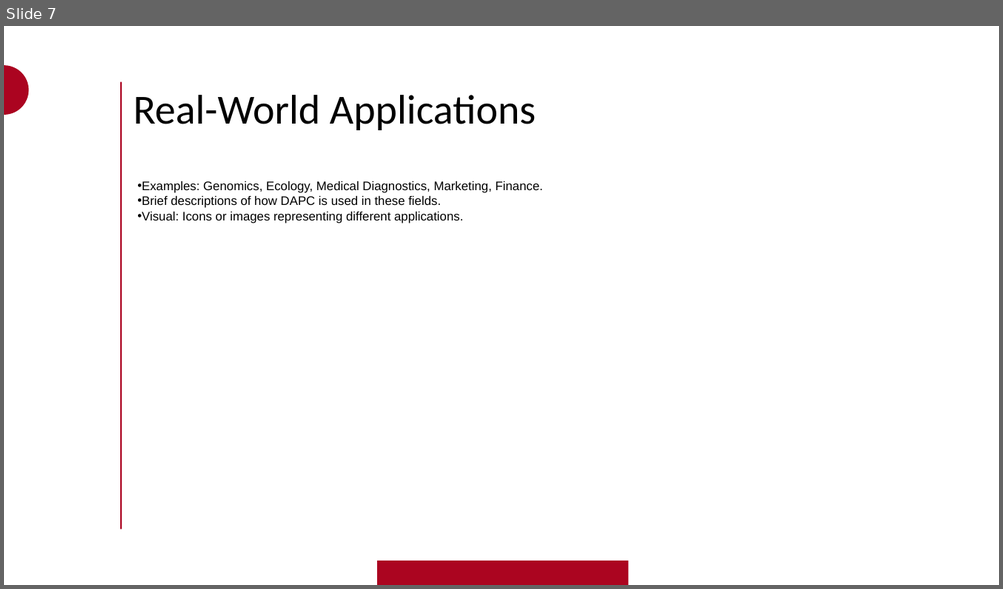
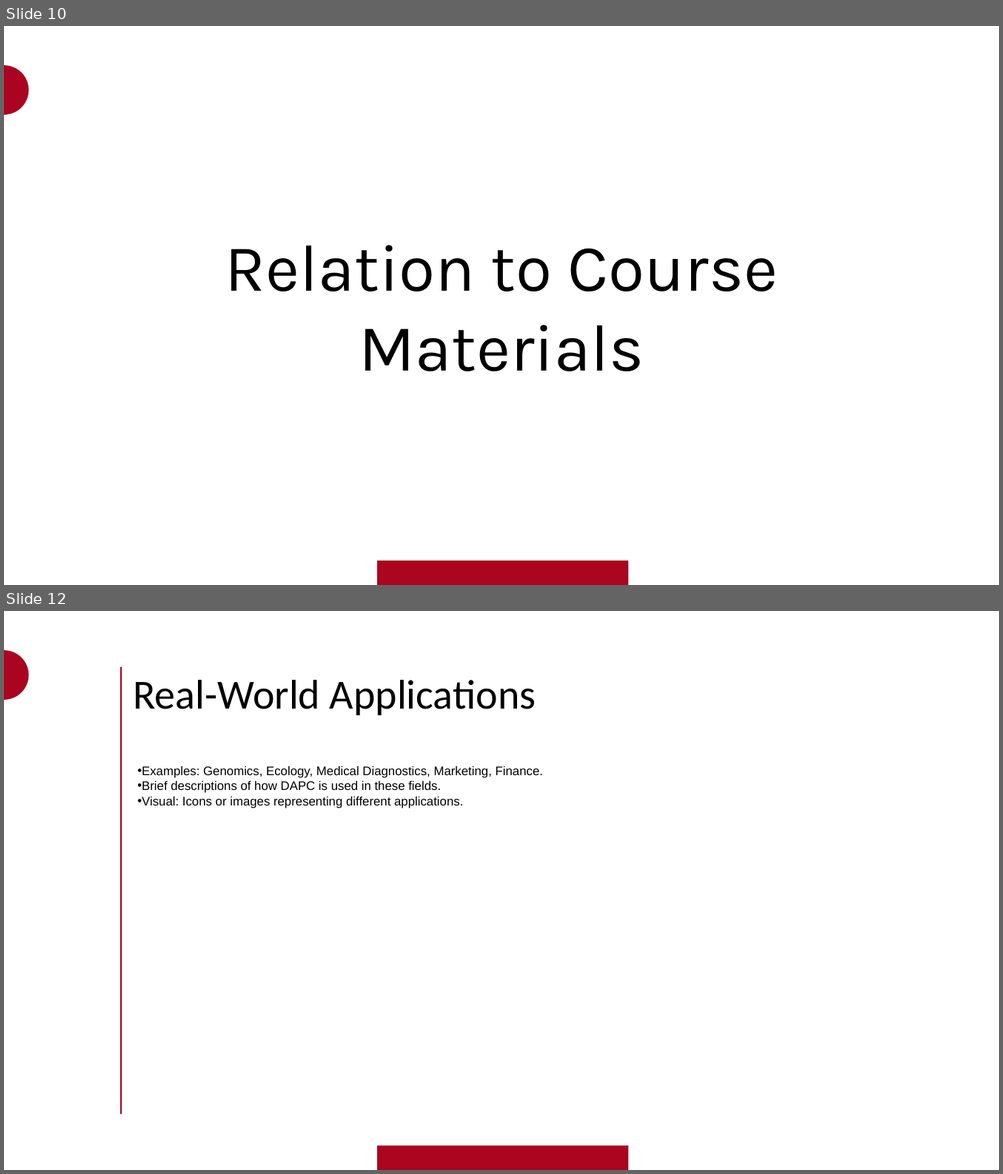
Before and after one commit to rileymawson/INFO_523_DAPC, a slide deck: DAPC_Info_523_RPM_BJMM.pptx. Shown one above the other, each under a label of ours: slide 7 before the commit, slides 10 and 12 after it; the slides between them are not shown. The pictures are 1003x589 and 1003x1174 pixels, drawn with LibreOffice and Linux fonts; fonts in the diff are those of the drawing; background and template pictures are left out. Boxes give left, top, right and bottom in pixels: in the first picture for what was removed or moved away, otherwise in the second. Text is boxed around its words. In the diff, an @@ line names an element or a change of style, - is before the commit and + after.

```diff
--- a/DAPC_Info_523_RPM_BJMM.pptx
+++ b/DAPC_Info_523_RPM_BJMM.pptx
@@ slide 10 added at (x1=4, y1=26, x2=999, y2=585), background #FFFFFF; not listed: 2 template elements that a slide beside it also shows @@
@@ text added at (x1=225, y1=245, x2=777, y2=372), 96 pt, text #000000 @@
+Relation to Course Materials
@@ what was slide 7 is now slide 12 @@
```
Also in this commit, not shown: 3 slides changed, 10 other slides added, 1 other file.
